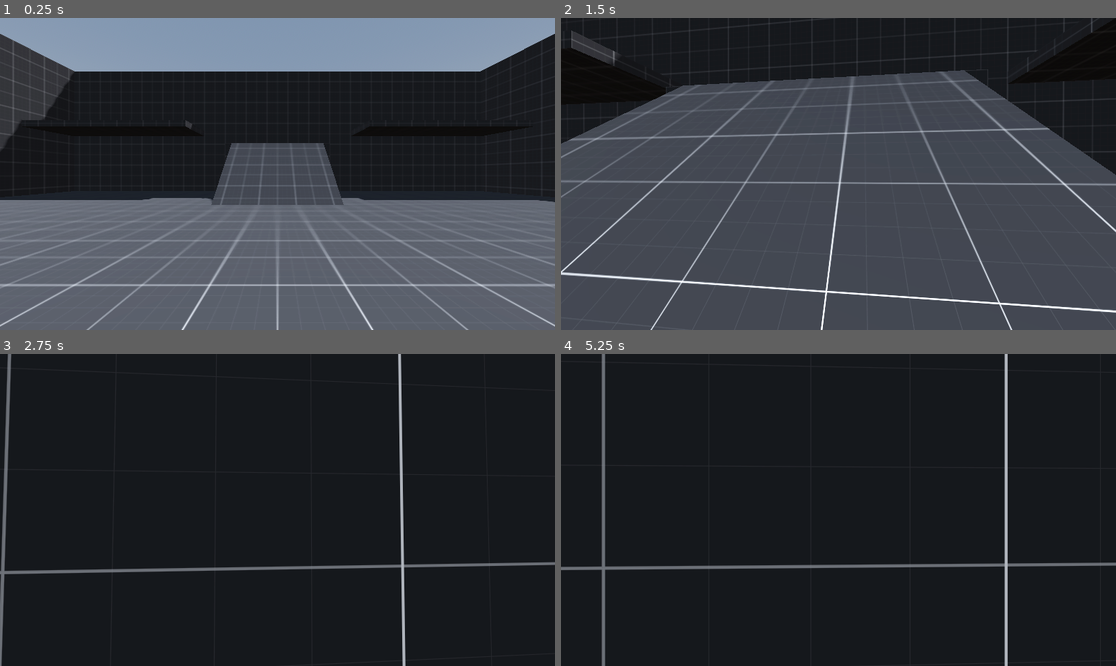
Above: before the commit, frames 1-4 (two rows, left to right).
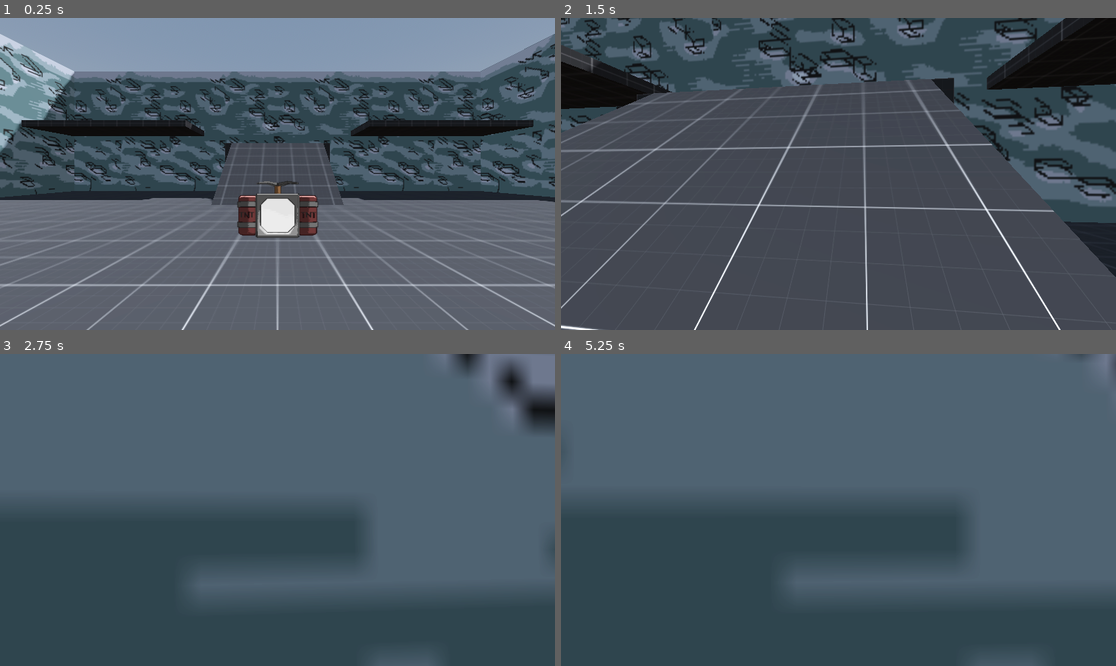
Above: after the commit, the same moments.

Repository: Glukozavr/go-godot-jam-23
Game: Godot game, scene res://Levels/Main/L_Main.tscn
The game is run twice, just before and just after one commit, with the same random seed, the same clock (stepped at 60 frames per second) and the same inputs.
Inputs (mouse positions are in pixels of both pictures, inside the frame that each line leads up to):
- Up to frame 1 (0.25 s): no input
- Up to frame 2 (1.5 s): move the mouse to (866, 174) at 0.52 s; hold Shift (sprint) 0.53-1.28 s; hold W (move_forward) from 0.53 s (still down); click (866, 174) at 0.67 s; tap Space (jump) at 0.77 s; move the mouse to (810, 174) at 1.27 s; tap Shift (sprint) at 1.35 s
- Up to frame 3 (2.75 s): keep holding W (move_forward); tap Space (jump) at 1.52 s; move the mouse to (288, 503) at 2.02 s; hold Shift (sprint) from 2.03 s (still down)
- Up to frame 4 (5.25 s): keep holding W (move_forward); move the mouse to (832, 516) at 2.77 s; release Shift (sprint) at 2.78 s; tap Shift (sprint) at 2.85, 4.35 s; click (832, 516) at 2.92 s; tap Space (jump) at 3.02, 3.77, 4.52 s; move the mouse to (877, 513) at 3.52 s; hold Shift (sprint) 3.53-4.28 s; move the mouse to (794, 506) at 4.27 s; move the mouse to (844, 510) at 5.02 s; hold Shift (sprint) from 5.03 s (still down); click (844, 510) at 5.17 s

The runs differ from the first frame. In frame 1, 34% of the frame differs, in the area x 0-100%, y 5-71%; in frame 2, 29%; in frame 3, 99%; in frame 4, 100%, in the area x 0-100%, y 0-100%.

Commit message:
Basic TV aggression

Diff:
--- /dev/null
+++ b/Enemies/Bomber/TVBomber.gd
@@ -0,0 +1,64 @@
+extends CharacterBody3D
+
+# Minimum speed of the mob in meters per second.
+@export var speed = 3
+
+# Distance from the floor for the flight
+@export var fly_height = 2
+
+@export var player: Node3D
+
+# Get the gravity from the project settings to be synced with RigidBody nodes.
+var gravity = ProjectSettings.get_setting("physics/3d/default_gravity")
+var frame_num = 0
+@onready var last_frame = $Piviot/Character.hframes
+
+# This function will be called from the Main scene.
+func follow(node: Node3D, position: Vector3):
+	player = node
+	# We position the mob by placing it at start_position
+	# and rotate it towards player_position, so it looks at the player.
+	look_at_from_position(position, player.position, Vector3.UP)
+	# We calculate a forward velocity that represents the speed.
+
+func _physics_process(delta):
+	# Check if flying the correct distance
+	var floor_ray_cast: RayCast3D = $FloorRayCast
+	var origin = floor_ray_cast.global_transform.origin
+	var collision_point = floor_ray_cast.get_collision_point()
+	var distance = origin.distance_to(collision_point)
+	if distance > fly_height:
+		velocity.y -= gravity * delta
+	elif distance < fly_height:
+		velocity.y += gravity * delta
+
+	if player:
+		look_at(player.position, Vector3.UP)
+		var direction_to_player = position.direction_to(player.position)
+		velocity.x = direction_to_player.x * speed
+		velocity.z = direction_to_player.z * speed
+
+	# Iterate through all collisions that occurred this frame
+	# in C this would be for(int i = 0; i < collisions.Count; i++)
+	for index in range(get_slide_collision_count()):
+		# We get one of the collisions with the player
+		var collision = get_slide_collision(index)
+		# If the collision is with ground
+		if (collision.get_collider() == null):
+			continue
+		# If the collider is with a mob
+		if collision.get_collider().is_in_group("Player"):
+			var player = collision.get_collider()
+			print("Reached player!")
+			player.damage()
+			queue_free()
+
+	move_and_slide()
+
+
+func _on_animation_timer_timeout():
+	frame_num = frame_num + 1
+	if frame_num > last_frame:
+		frame_num = 0
+
+	$Piviot/Character.frame = frame_num
--- /dev/null
+++ b/Enemies/Bomber/TVBomber.tscn
@@ -0,0 +1,32 @@
+[gd_scene load_steps=4 format=3 uid="uid://b7dit75pqcidj"]
+
+[ext_resource type="Texture2D" uid="uid://cvoncrxkjv2p7" path="res://Enemies/Bomber/TV-Bomber.png" id="1_434j5"]
+[ext_resource type="Script" path="res://Enemies/Bomber/TVBomber.gd" id="1_mml45"]
+
+[sub_resource type="SphereShape3D" id="SphereShape3D_xcwj5"]
+
+[node name="TVBomber" type="CharacterBody3D" groups=["Enemies"]]
+transform = Transform3D(1, 0, 0, 0, 1, 0, 0, 0, 1, 0, 0, -0.489969)
+collision_layer = 4
+collision_mask = 7
+script = ExtResource("1_mml45")
+
+[node name="Piviot" type="Node3D" parent="."]
+
+[node name="Character" type="Sprite3D" parent="Piviot"]
+billboard = 1
+texture = ExtResource("1_434j5")
+hframes = 5
+
+[node name="CollisionShape3D" type="CollisionShape3D" parent="."]
+transform = Transform3D(1.4, 0, 0, 0, 1.4, 0, 0, 0, 1.4, 0, 0, 0)
+shape = SubResource("SphereShape3D_xcwj5")
+
+[node name="FloorRayCast" type="RayCast3D" parent="."]
+target_position = Vector3(0, -4, 0)
+
+[node name="AnimationTimer" type="Timer" parent="."]
+wait_time = 0.04
+autostart = true
+
+[connection signal="timeout" from="AnimationTimer" to="." method="_on_animation_timer_timeout"]
--- a/Levels/Main/Geometry/Floor.tscn
+++ b/Levels/Main/Geometry/Floor.tscn
@@ -9,10 +9,11 @@
 data = PackedVector3Array(-20, 0.25, 20, 20, 0.25, 20, -20, -0.25, 20, 20, 0.25, 20, 20, -0.25, 20, -20, -0.25, 20, 20, …(464 unchanged characters)…
 
 [node name="Floor" type="MeshInstance3D"]
-mesh = SubResource( "BoxMesh_srxwf" )
-surface_material_override/0 = ExtResource( "1_ip66u" )
+mesh = SubResource("BoxMesh_srxwf")
+surface_material_override/0 = ExtResource("1_ip66u")
 
 [node name="StaticBody3D" type="StaticBody3D" parent="."]
+collision_mask = 0
 
 [node name="CollisionShape3D" type="CollisionShape3D" parent="StaticBody3D"]
-shape = SubResource( "ConcavePolygonShape3D_wmcjf" )
+shape = SubResource("ConcavePolygonShape3D_wmcjf")
--- a/Levels/Main/Geometry/Wall.tscn
+++ b/Levels/Main/Geometry/Wall.tscn
@@ -1,6 +1,6 @@
 [gd_scene load_steps=4 format=3 uid="uid://cdn7d5mxwdyks"]
 
-[ext_resource type="Material" uid="uid://sofvlrq3jmka" path="res://Levels/Main/Materials/M_Dark.tres" id="1_h7iyj"]
+[ext_resource type="Material" uid="uid://cg101ka6q6y2a" path="res://Levels/Main/Materials/Custom_Wall.tres" id="1_05i3s"]
 
 [sub_resource type="BoxMesh" id="BoxMesh_7y6gq"]
 size = Vector3(40, 12, 1)
@@ -9,10 +9,11 @@
 data = PackedVector3Array(-20, 6, 0.5, 20, 6, 0.5, -20, -6, 0.5, 20, 6, 0.5, 20, -6, 0.5, -20, -6, 0.5, 20, 6, -0.5, -2 …(392 unchanged characters)…
 
 [node name="Wall" type="MeshInstance3D"]
-mesh = SubResource( "BoxMesh_7y6gq" )
-surface_material_override/0 = ExtResource( "1_h7iyj" )
+mesh = SubResource("BoxMesh_7y6gq")
+surface_material_override/0 = ExtResource("1_05i3s")
 
 [node name="StaticBody3D" type="StaticBody3D" parent="."]
+collision_mask = 0
 
 [node name="CollisionShape3D" type="CollisionShape3D" parent="StaticBody3D"]
-shape = SubResource( "ConcavePolygonShape3D_y0tdx" )
+shape = SubResource("ConcavePolygonShape3D_y0tdx")
--- a/Levels/Main/L_Main.gd
+++ b/Levels/Main/L_Main.gd
@@ -6,6 +6,7 @@
 #------------------------------------------------#
 
 @export var fast_close := true
+@export var mob_scene: PackedScene
 
 # Called when the node enters the scene tree for the first time.
 func _ready() -> void:
@@ -39,3 +40,18 @@
 	if event is InputEventMouseButton:
 			if event.button_index == MOUSE_BUTTON_LEFT && event.pressed:
 				Input.set_mouse_mode(Input.MOUSE_MODE_CAPTURED)
+
+
+func _on_mob_timer_timeout():
+	print_debug("Let's print some enemies")
+	# Create a new instance of the Mob scene.
+	var mob = mob_scene.instantiate()
+	# Choose a random location on the SpawnPath.
+	# We store the reference to the SpawnLocation node.
+	var mob_spawn_location = get_node("SpawnPath/SpawnLocation")
+	# And give it a random offset.
+	mob_spawn_location.progress_ratio = randf()
+
+	mob.follow($Player, mob_spawn_location.position)
+	# Spawn the mob by adding it to the Main scene.
+	add_child(mob)
--- a/Levels/Main/L_Main.tscn
+++ b/Levels/Main/L_Main.tscn
@@ -1,8 +1,9 @@
-[gd_scene load_steps=25 format=3 uid="uid://d2vgv6ie0v40s"]
+[gd_scene load_steps=29 format=3 uid="uid://d2vgv6ie0v40s"]
 
 [ext_resource type="Script" path="res://Levels/Main/L_Main.gd" id="1_km1jj"]
 [ext_resource type="PackedScene" uid="uid://bdupkh0grwy27" path="res://Player/Player.tscn" id="1_qgept"]
 [ext_resource type="PackedScene" uid="uid://ctkc7yqdqdtao" path="res://Levels/Main/Geometry/Floor.tscn" id="1_yb0tt"]
+[ext_resource type="PackedScene" uid="uid://b7dit75pqcidj" path="res://Enemies/Bomber/TVBomber.tscn" id="2_pxxi4"]
 [ext_resource type="PackedScene" uid="uid://cdn7d5mxwdyks" path="res://Levels/Main/Geometry/Wall.tscn" id="3_jw8hm"]
 [ext_resource type="Material" uid="uid://sofvlrq3jmka" path="res://Levels/Main/Materials/M_Dark.tres" id="4_m7xar"]
 
@@ -69,8 +70,21 @@
 tonemap_mode = 2
 glow_enabled = true
 
+[sub_resource type="CylinderMesh" id="CylinderMesh_b7q53"]
+
+[sub_resource type="StandardMaterial3D" id="StandardMaterial3D_3mfgn"]
+albedo_color = Color(1, 1, 0, 1)
+
+[sub_resource type="Curve3D" id="Curve3D_7tubn"]
+_data = {
+"points": PackedVector3Array(0, 0, 0, 0, 0, 0, -13.0797, 0, -11.9813, 0, 0, 0, 0, 0, 0, -12.9883, 3.24249e-05, -11.9939, 0, 0, 0, 0, 0, 0, 14.066, 3.24249e-05, -12.1119, 0, 0, 0, 0, 0, 0, 13.7121, 3.24249e-05, 4.01055, 0, 0, 0, 0, 0, 0, -12.9097, 3.24249e-05, 4.20716, 0, 0, 0, 0, 0, 0, -13.0797, 0, -11.9813),
+"tilts": PackedFloat32Array(0, 0, 0, 0, 0, 0)
+}
+point_count = 6
+
 [node name="L_Main" type="Node3D"]
 script = ExtResource("1_km1jj")
+mob_scene = ExtResource("2_pxxi4")
 
 [node name="Player" parent="." instance=ExtResource("1_qgept")]
 transform = Transform3D(1, 0, 0, 0, 1, 0, 0, 0, 1, 0, 2, 0)
@@ -230,3 +244,44 @@
 transform = Transform3D(-0.866025, -0.433013, 0.25, 0, 0.5, 0.866026, -0.5, 0.75, -0.433013, 0, 5, 0)
 shadow_enabled = true
 directional_shadow_max_distance = 250.0
+
+[node name="Cylinders" type="Node3D" parent="."]
+transform = Transform3D(1, 0, 0, 0, 1, 0, 0, 0, 1, 0, 5.34811, 1)
+visible = false
+
+[node name="MeshInstance3D" type="MeshInstance3D" parent="Cylinders"]
+transform = Transform3D(1, 0, 0, 0, 1, 0, 0, 0, 1, -13, 0, -12)
+mesh = SubResource("CylinderMesh_b7q53")
+surface_material_override/0 = SubResource("StandardMaterial3D_3mfgn")
+
+[node name="MeshInstance3D2" type="MeshInstance3D" parent="Cylinders"]
+transform = Transform3D(1, 0, 0, 0, 1, 0, 0, 0, 1, 14, 0, -12)
+mesh = SubResource("CylinderMesh_b7q53")
+surface_material_override/0 = SubResource("StandardMaterial3D_3mfgn")
+
+[node name="MeshInstance3D3" type="MeshInstance3D" parent="Cylinders"]
+transform = Transform3D(1, 0, 0, 0, 1, 0, 0, 0, 1, 14, 0, 4)
+mesh = SubResource("CylinderMesh_b7q53")
+surface_material_override/0 = SubResource("StandardMaterial3D_3mfgn")
+
+[node name="MeshInstance3D4" type="MeshInstance3D" parent="Cylinders"]
+transform = Transform3D(1, 0, 0, 0, 1, 0, 0, 0, 1, -13, 0, 4)
+mesh = SubResource("CylinderMesh_b7q53")
+surface_material_override/0 = SubResource("StandardMaterial3D_3mfgn")
+
+[node name="SpawnPath" type="Path3D" parent="."]
+transform = Transform3D(1, 0, 0, 0, 1, 0, 0, 0, 1, 0, 5.34811, 1)
+curve = SubResource("Curve3D_7tubn")
+
+[node name="SpawnLocation" type="PathFollow3D" parent="SpawnPath"]
+transform = Transform3D(-0.137085, -0.000348157, 0.990559, -1.45519e-11, 1, 0.000351475, -0.990559, 4.81821e-05, -0.137085, -13.0814, 5, -11.9811)
+v_offset = 5.0
+
+[node name="MobTimer" type="Timer" parent="."]
+wait_time = 0.5
+autostart = true
+
+[node name="TVBomber" parent="." instance=ExtResource("2_pxxi4")]
+transform = Transform3D(1, 0, 0, 0, 1, 0, 0, 0, 1, 0, 1, -3.48997)
+
+[connection signal="timeout" from="MobTimer" to="." method="_on_mob_timer_timeout"]
--- /dev/null
+++ b/Levels/Main/Materials/Custom_Wall.tres
@@ -0,0 +1,7 @@
+[gd_resource type="StandardMaterial3D" load_steps=2 format=3 uid="uid://cg101ka6q6y2a"]
+
+[ext_resource type="Texture2D" uid="uid://okng5qkns23d" path="res://Levels/Main/Assets/Wall2.png" id="1_qfjfr"]
+
+[resource]
+albedo_texture = ExtResource("1_qfjfr")
+uv1_scale = Vector3(12, 2, 2)
--- a/Player/MovementController.gd
+++ b/Player/MovementController.gd
@@ -14,6 +14,8 @@
 @onready var gravity: float = (ProjectSettings.get_setting("physics/3d/default_gravity")
 		* gravity_multiplier)
 
+func damage():
+	print("OUCH!")
 
 # Called every physics tick. 'delta' is constant
 func _physics_process(delta: float) -> void:
--- a/Player/Player.tscn
+++ b/Player/Player.tscn
@@ -4,9 +4,12 @@
 [ext_resource type="PackedScene" uid="uid://b8drbos167vf8" path="res://Player/Head.tscn" id="2_41iu1"]
 [ext_resource type="Script" path="res://Player/Sprint.gd" id="3_bgqcu"]
 
-[node name="Player" instance=ExtResource("1_t1jcr")]
+[node name="Player" groups=["Player"] instance=ExtResource("1_t1jcr")]
+collision_mask = 7
 
 [node name="Head" parent="." index="1" instance=ExtResource("2_41iu1")]
+visible = false
+y_limit = 50.0
 
 [node name="Sprint" type="Node" parent="." index="2"]
 script = ExtResource("3_bgqcu")
--- a/project.godot
+++ b/project.godot
@@ -10,7 +10,8 @@
 
 [application]
 
-config/name="First Person Starter"
+config/name="PropaGUNda"
+config/description="A first person shooter, where less is more! Specifically Less Health is More Power and Less Space is More Mobs. Less Shots More Damage. Run, change weapons, find your way out in a rogue-like shooter for Go Godot Jam 2023"
 run/main_scene="res://Levels/Main/L_Main.tscn"
 config/features=PackedStringArray("4.0", "Mobile")
 config/icon="res://icon.png"
Binary file added: Enemies/Bomber/TV-Bomber.png
Not shown, added: Enemies/Bomber/TV-Bomber.png.import
Binary file added: Levels/Main/Assets/Wall1.png
Not shown, added: Levels/Main/Assets/Wall1.png.import
Binary file added: Levels/Main/Assets/Wall2.png
Not shown, added: Levels/Main/Assets/Wall2.png.import
Not shown: 1 places in Levels/Main/Materials/M_Dark.tres that only renumber resources
Binary file added: Player/Guns/Gun.png
Not shown, added: Player/Guns/Gun.png.import
Binary file added: Player/Guns/Gun1.png
Not shown, added: Player/Guns/Gun1.png.import
Not shown: 1 places in Player/Head.tscn that only renumber resources
(and 4 more such lines)
